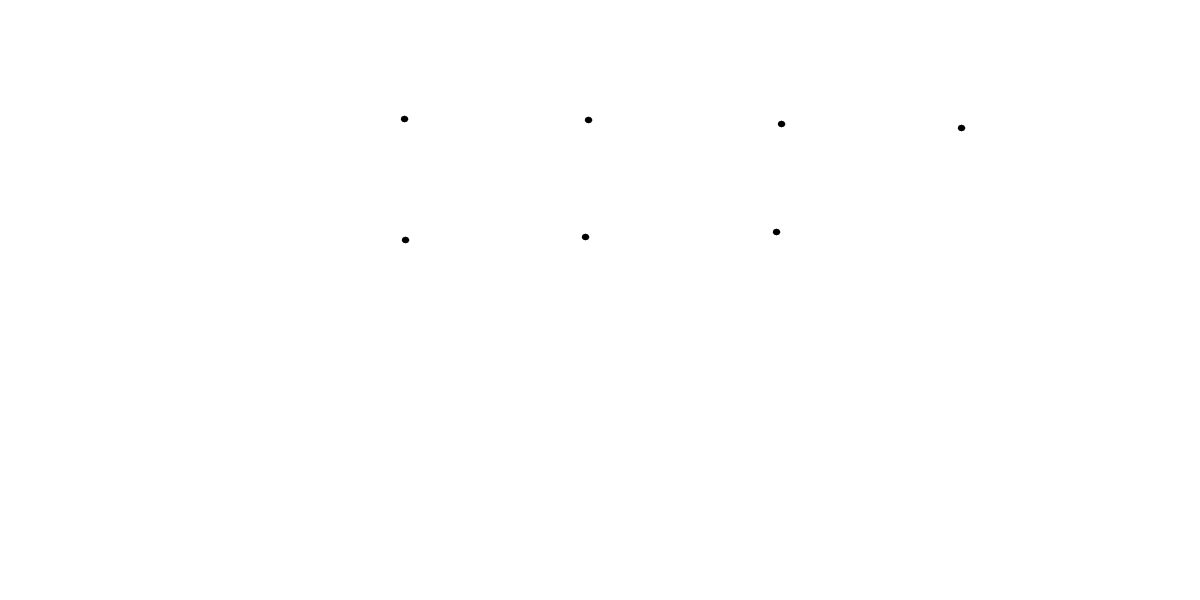
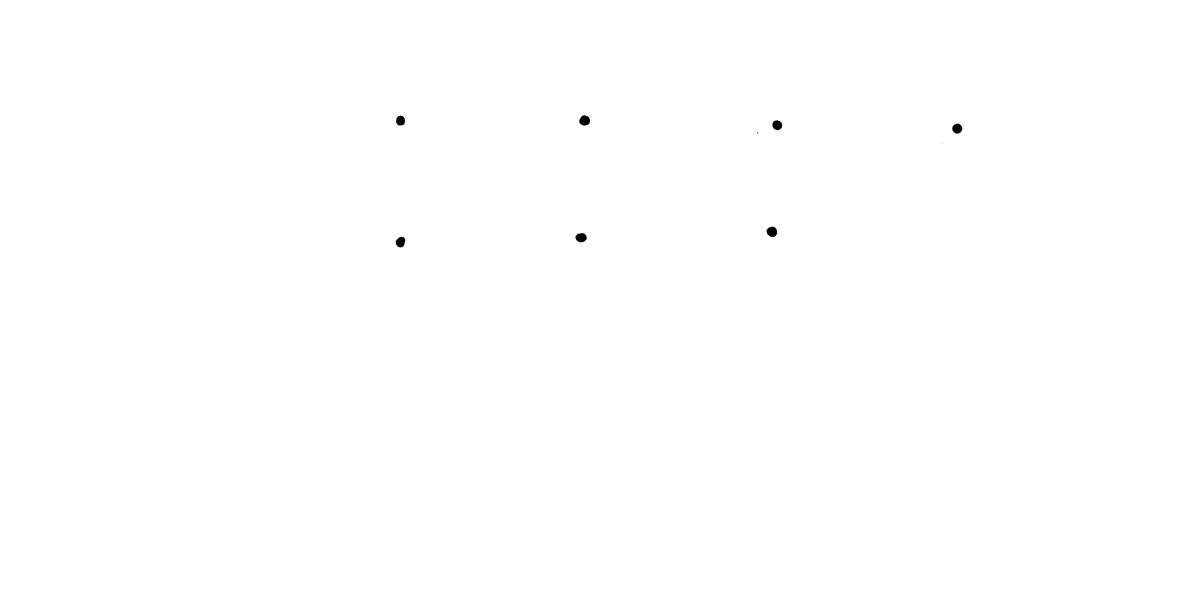
Two versions of the same layered image (1200x600). Layer-by-layer changes:
hid "Paint Layer 2" (2nd of 3) over [400, 115, 966, 244]
added layer "Paint Layer 2" (3rd of 3) above "Paint Layer 1" over [395, 115, 963, 248]
added layer "Paint Layer 1" (1st of 3) above "Paint Layer 1" over [395, 115, 966, 248]
hid "Paint Layer 1" (2nd of 3) over [395, 115, 966, 248]
